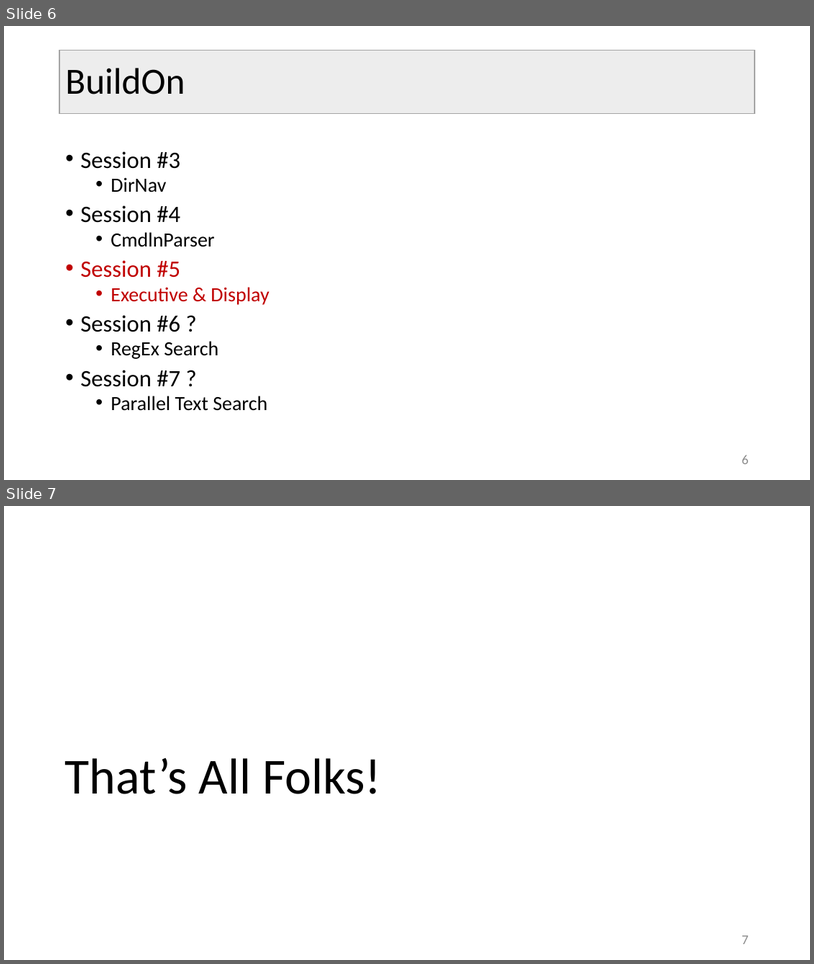
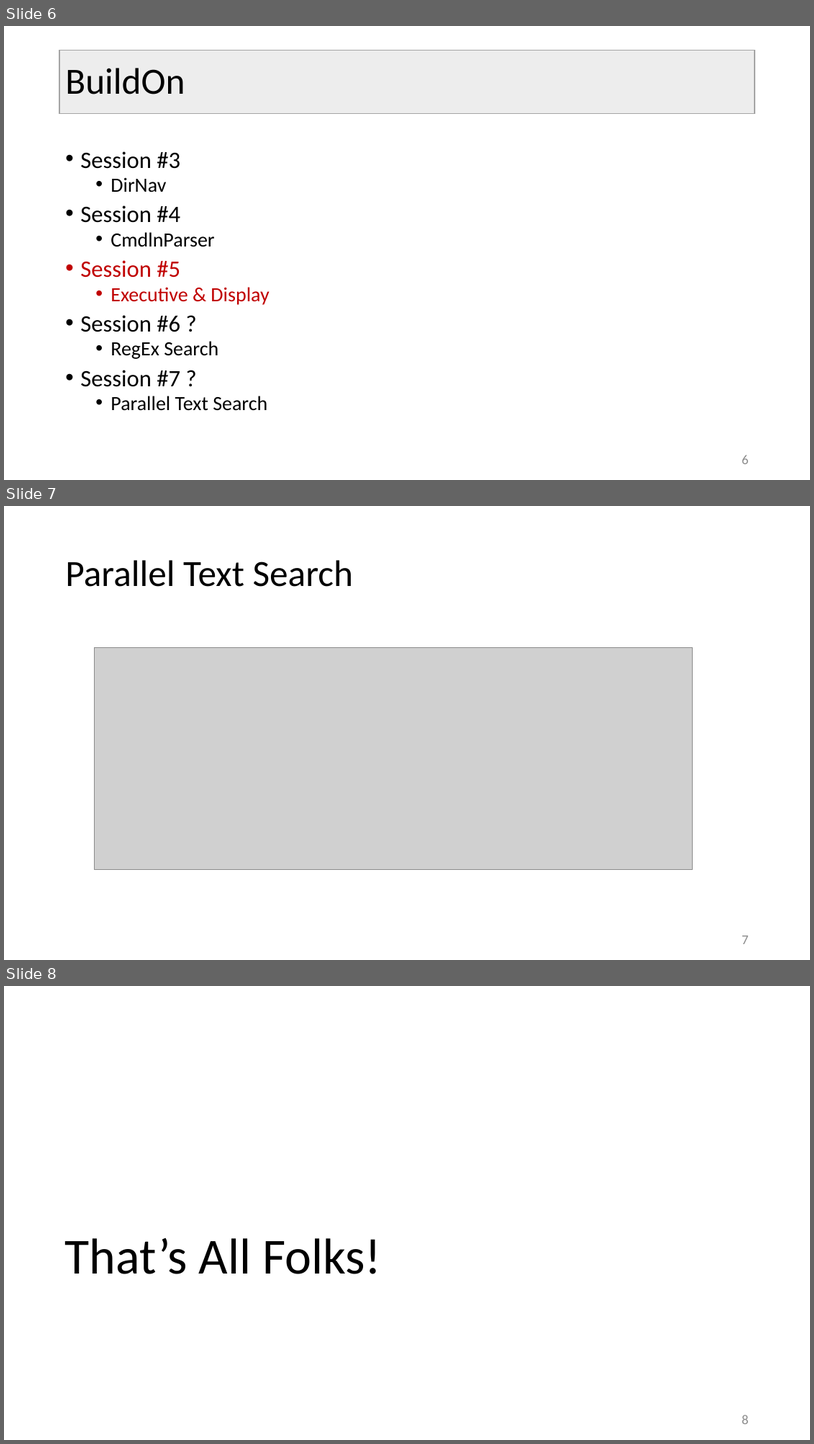
Before and after one commit to JimFawcett/BuildOn, a slide deck: Build-On-5.pptx. Shown one above the other, each under a label of ours: slides 6 and 7 before the commit, slides 6, 7 and 8 after it. The pictures are 814x964 and 814x1444 pixels, drawn with LibreOffice and Linux fonts; fonts in the diff are those of the drawing; grey boxes stand for pictures. Boxes give left, top, right and bottom in pixels: in the first picture for what was removed or moved away, otherwise in the second. Text is boxed around its words. In the diff, an @@ line names an element or a change of style, - is before the commit and + after.

Commit message:
added parallel text search slide

```diff
--- a/Build-On-5.pptx
+++ b/Build-On-5.pptx
@@ slide 7 added at <box>4,506,810,960</box>, background #FFFFFF @@
@@ title added at <box>65,560,353,587</box>, 44 pt, text #000000 @@
+Parallel Text Search
@@ picture added at <box>94,648,693,869</box> @@
@@ page number added at <box>742,935,748,944</box>, 16 pt, text #8C8C8C @@
+7
@@ what was slide 7 is now slide 8 @@
@@ page number at <box>742,1414,748,1424</box>: text changed @@
-7
+8
```
Also in this commit, not shown: 1 slide changed, 1 other file.
